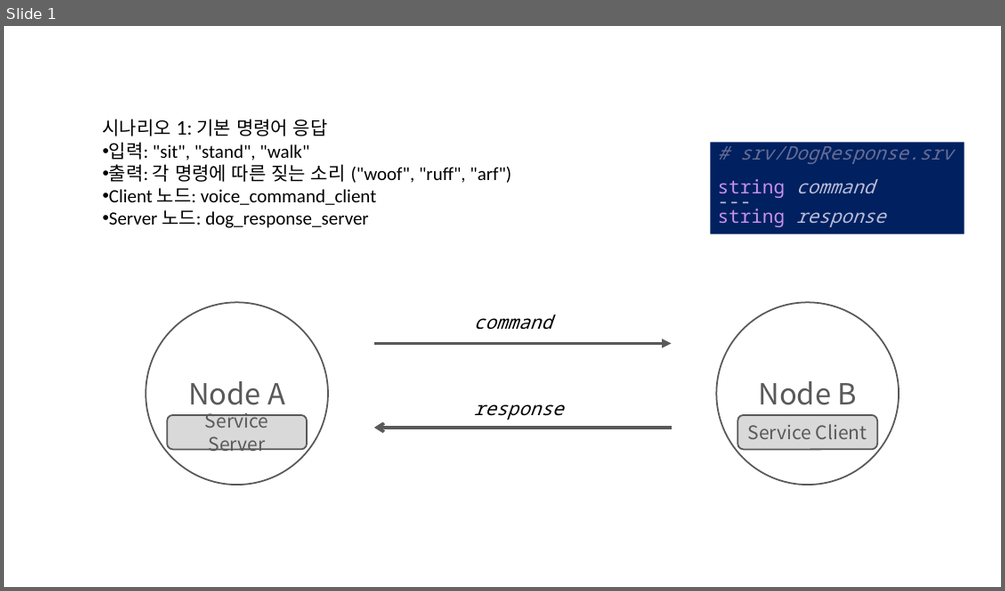
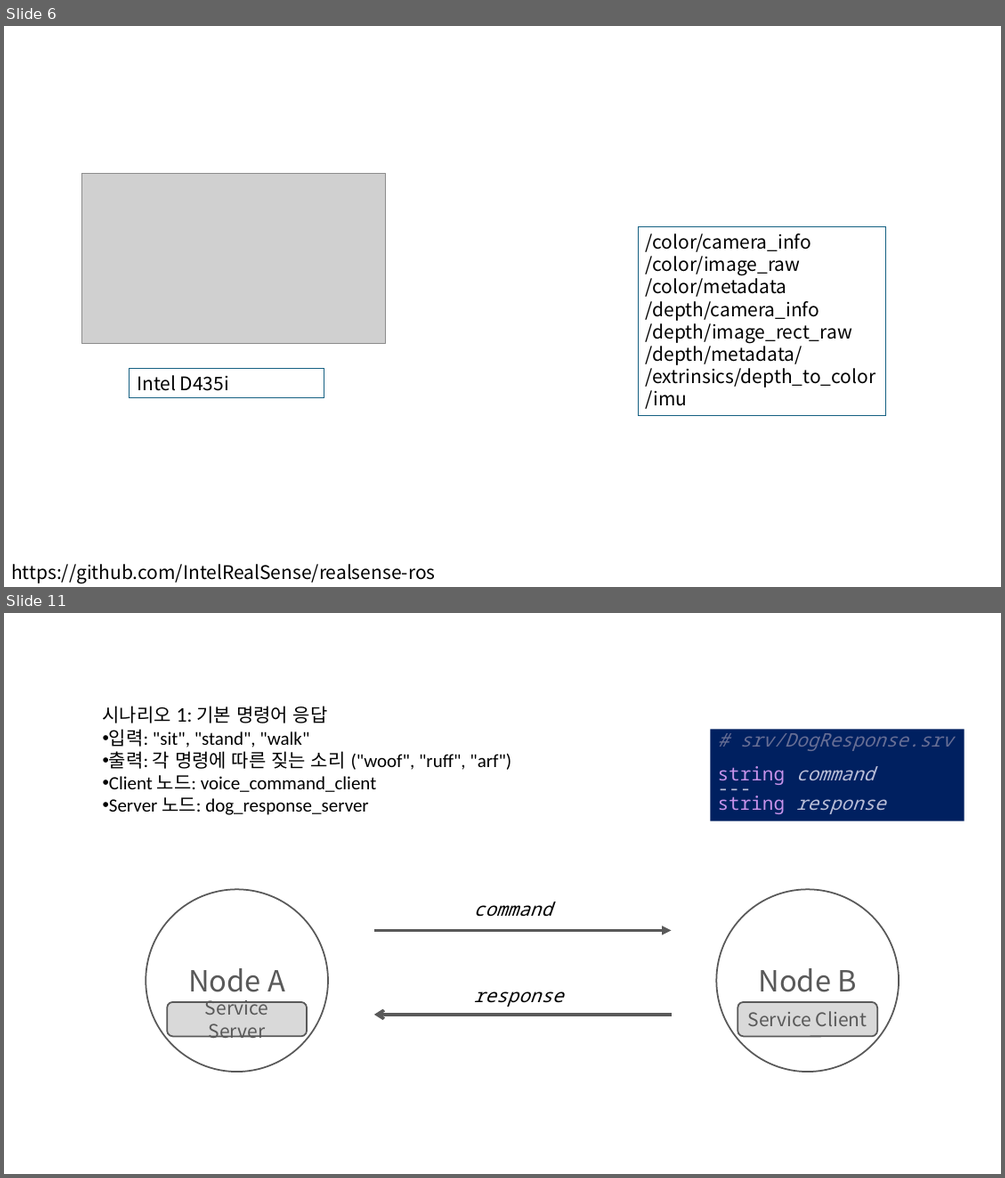
Before and after one commit to redEddie/CROS0218, a slide deck: 프레젠테이션1.pptx. Shown one above the other, each under a label of ours: slide 1 before the commit, slides 6 and 11 after it; the slides between them are not shown. The pictures are 1005x591 and 1005x1178 pixels, drawn with LibreOffice and Linux fonts; fonts in the diff are those of the drawing; grey boxes stand for pictures. Boxes give left, top, right and bottom in pixels: in the first picture for what was removed or moved away, otherwise in the second. Text is boxed around its words. In the diff, an @@ line names an element or a change of style, - is before the commit and + after.

```diff
--- a/프레젠테이션1.pptx
+++ b/프레젠테이션1.pptx
@@ slide 6 added at (x1=4, y1=26, x2=1001, y2=587), background #FFFFFF @@
@@ picture added at (x1=82, y1=174, x2=386, y2=343) @@
@@ rectangle added at (x1=638, y1=226, x2=886, y2=415), outline #156082 0.75 pt, 18 pt, text #000000 @@
+/color/camera_info
+/color/image_raw
+/color/metadata
+/depth/camera_info
+/depth/image_rect_raw
+/depth/metadata/
+/extrinsics/depth_to_color
+/imu
@@ rectangle added at (x1=129, y1=368, x2=324, y2=398), outline #156082 0.75 pt, 18 pt, text #000000 @@
+Intel D435i
@@ text added at (x1=11, y1=564, x2=435, y2=583), 18 pt, text #000000 @@
+https://github.com/IntelRealSense/realsense-ros
@@ what was slide 1 is now slide 11 @@
```
Also in this commit, not shown: 9 other slides added.
